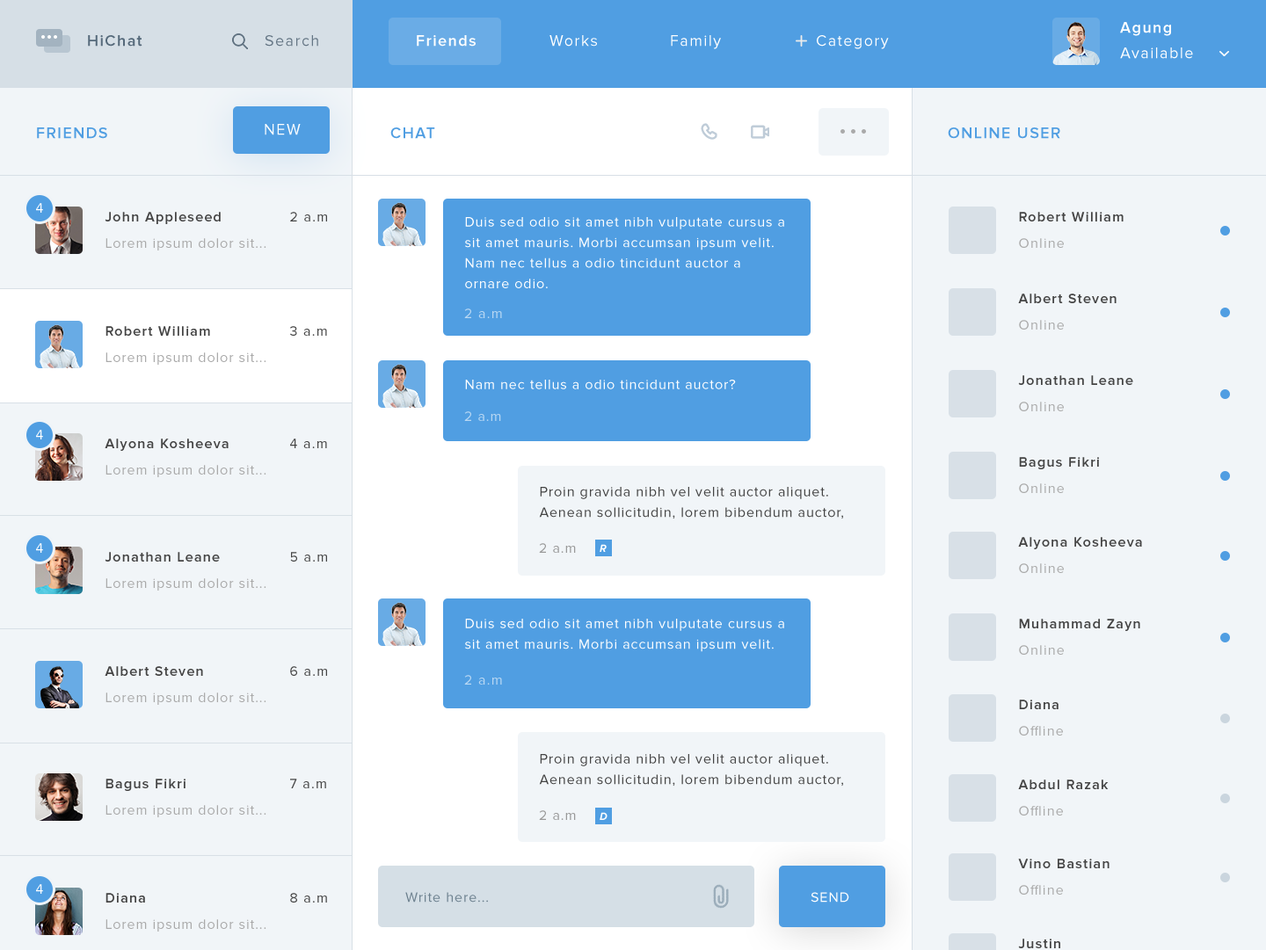
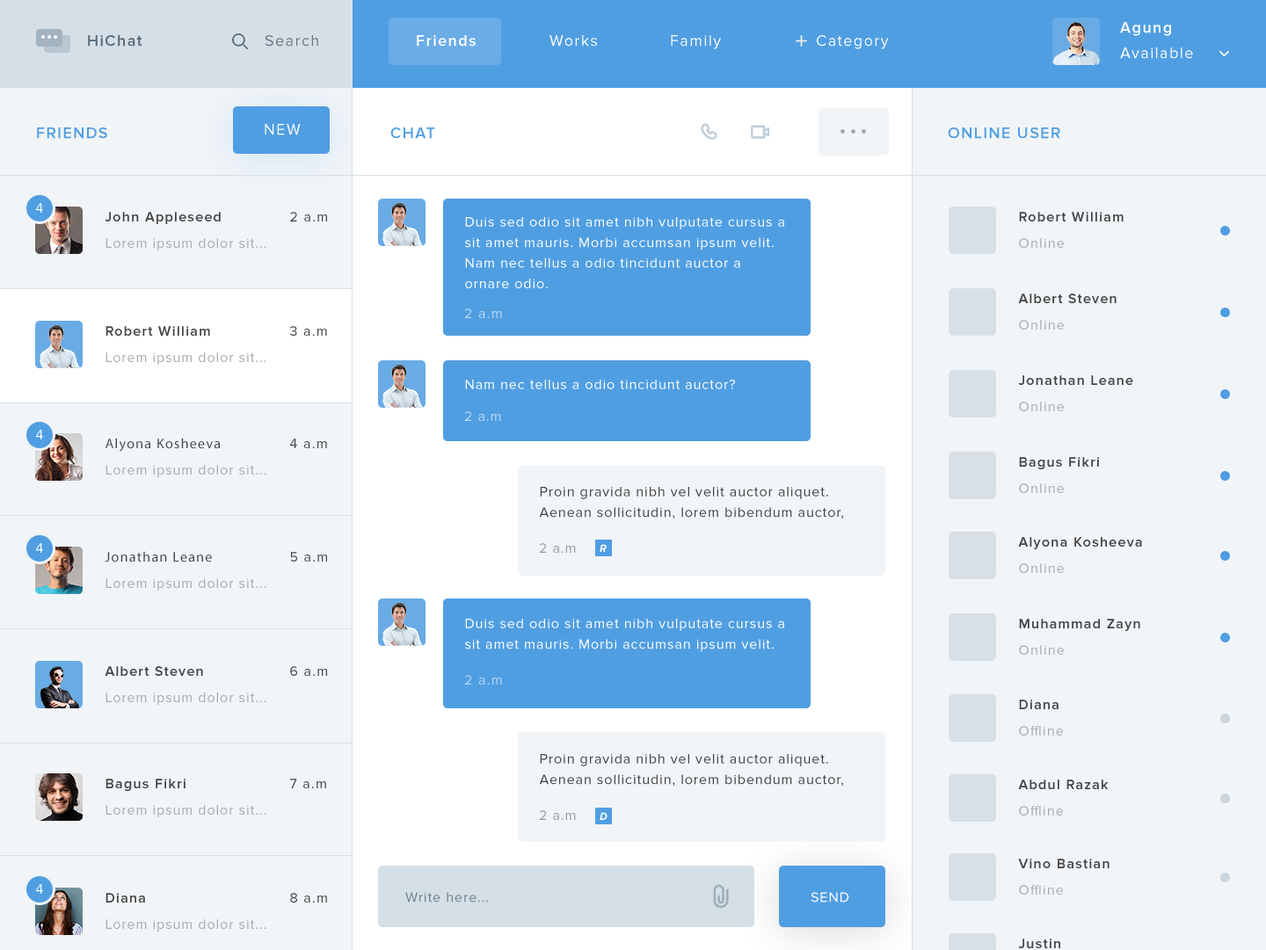
Layers edited between the first and the second 1266px x 950px image:
painted on "Jonathan Leane" (2nd of 2, in "FRIENDS section" › "list copy 3") over (104, 551, 220, 563)
painted on "Alyona Kosheeva" (2nd of 2, in "FRIENDS section" › "list copy 2") over (104, 437, 229, 452)
